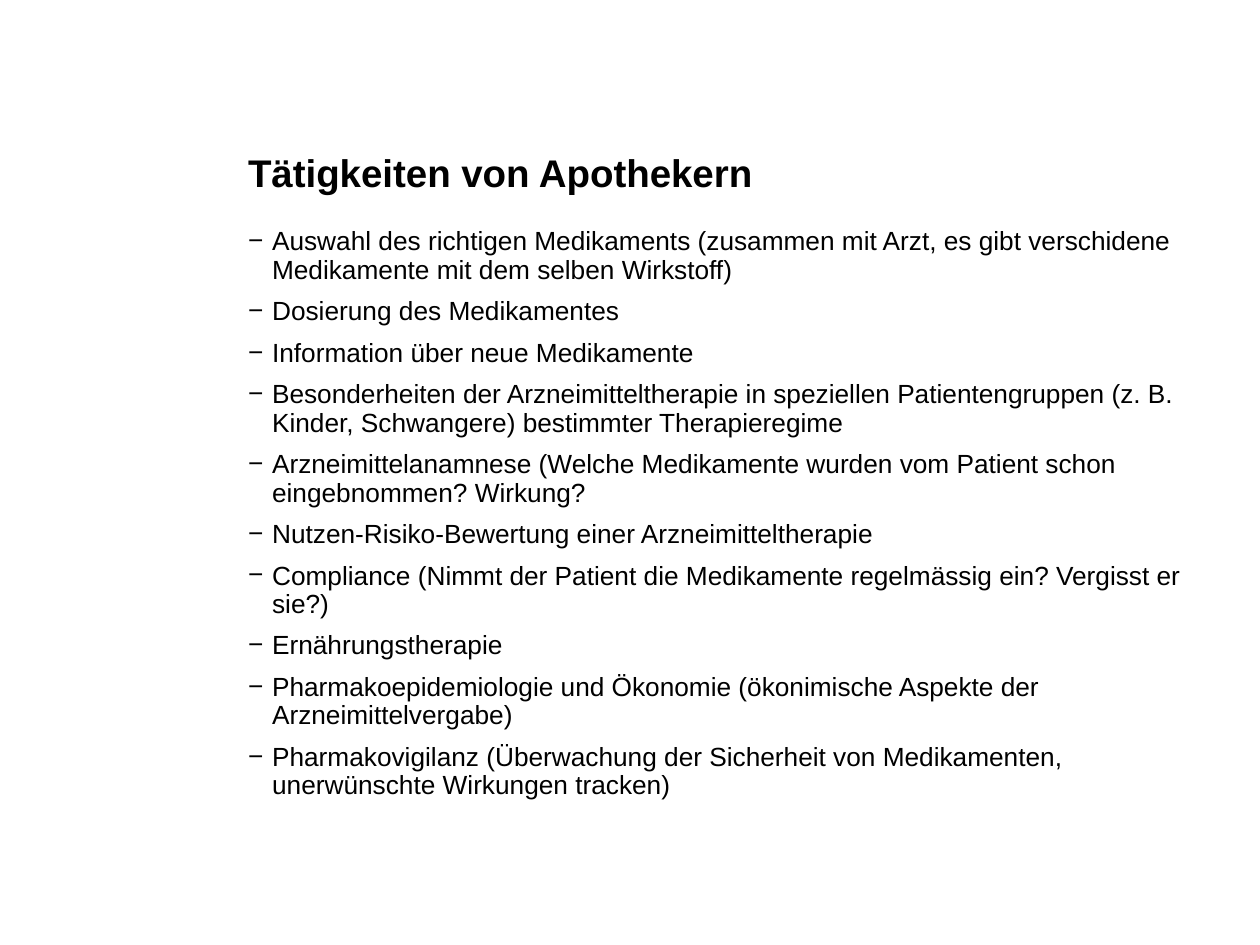
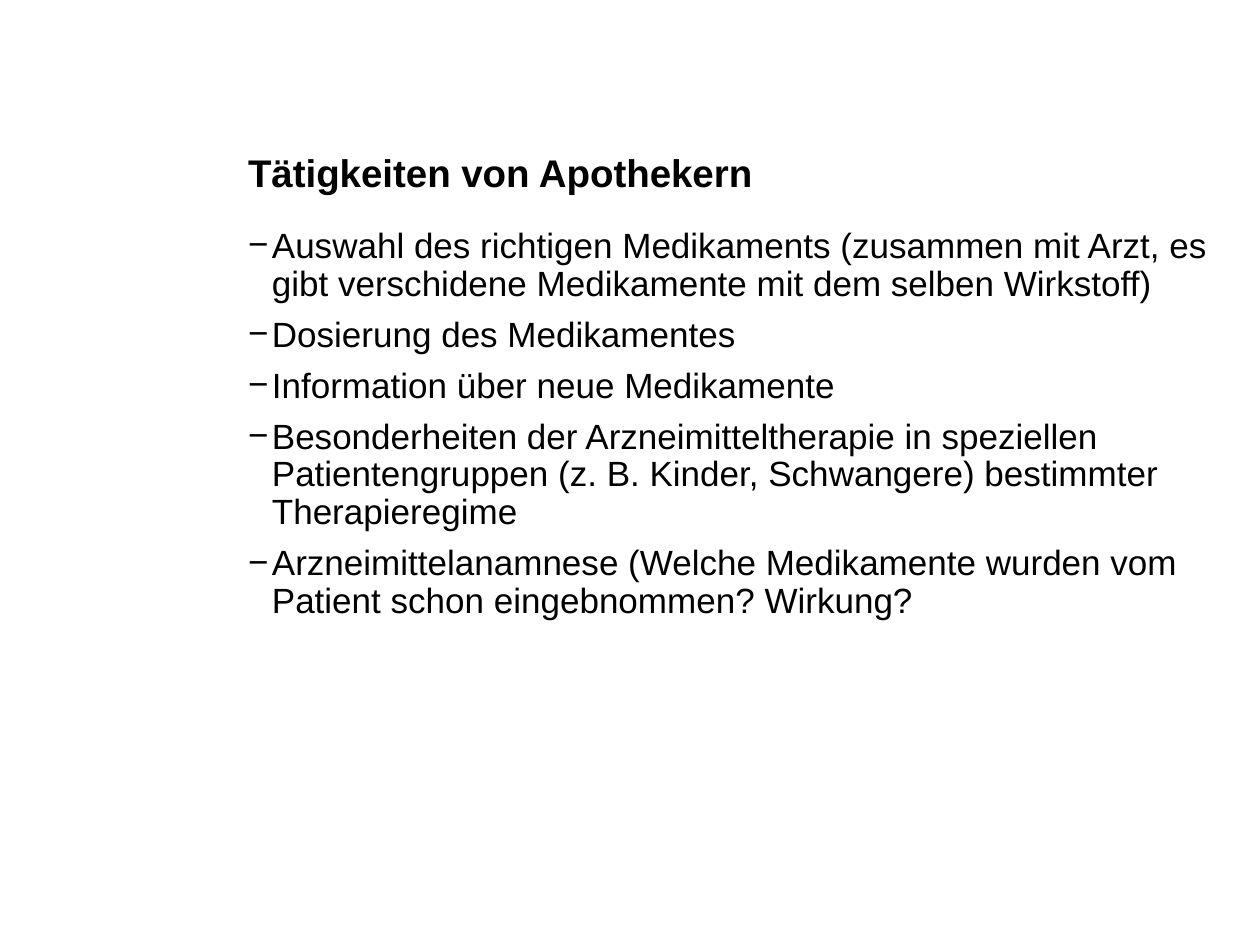
Before and after one commit to andef4/ch.bfh.bti7081.s2013.blue, a slide deck: slide 7 of doc/task03/task03.ppt (slide 6 before the commit). Drawn at 1260x945 pixels with LibreOffice and Linux fonts; fonts in the diff are those of the drawing; background and template pictures are left out. Boxes give left, top, right and bottom in pixels: in the first picture for what was removed or moved away, otherwise in the second. Text is boxed around its words. In the diff, an @@ line names an element or a change of style, - is before the commit and + after.

```diff
--- a/doc/task03/task03.ppt
+++ b/doc/task03/task03.ppt
@@ text "Auswahl des richtigen Medikaments (zusammen ..." at <box>272,232,1206,620</box>: size 15 to 20 pt @@
@@ text at <box>272,524,1180,800</box>: paragraphs removed @@
-    − Nutzen-Risiko-Bewertung einer Arzneimitteltherapie
-    − Compliance (Nimmt der Patient die Medikamente regelmässig ein? Vergisst er sie?)
-    − Ernährungstherapie
-    − Pharmakoepidemiologie und Ökonomie (ökonimische Aspekte der Arzneimittelvergabe)
-    − Pharmakovigilanz (Überwachung der Sicherheit von Medikamenten, unerwünschte Wirkungen tracken)
```
Also in this commit, not shown: 9 other slides changed, 2 slides added.
